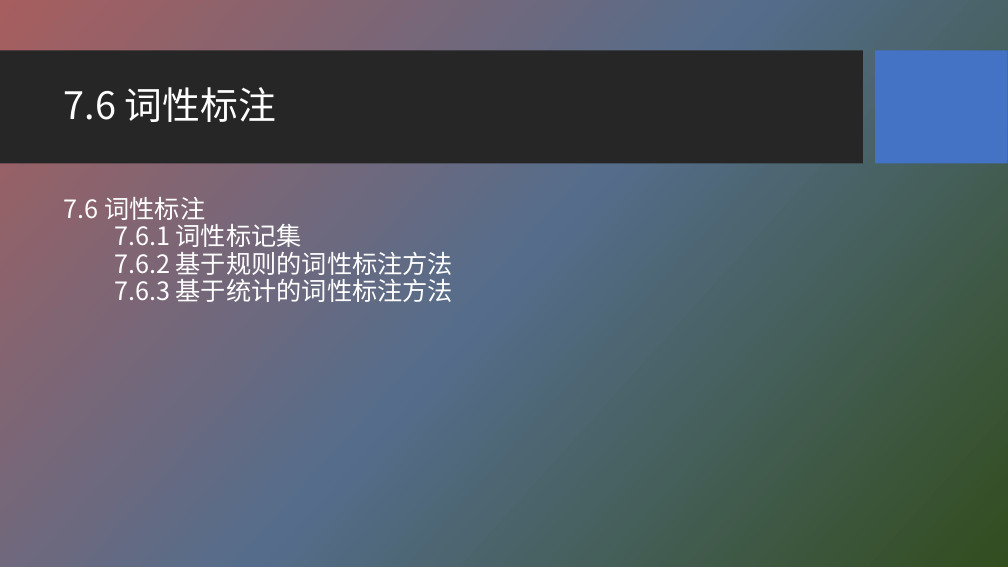
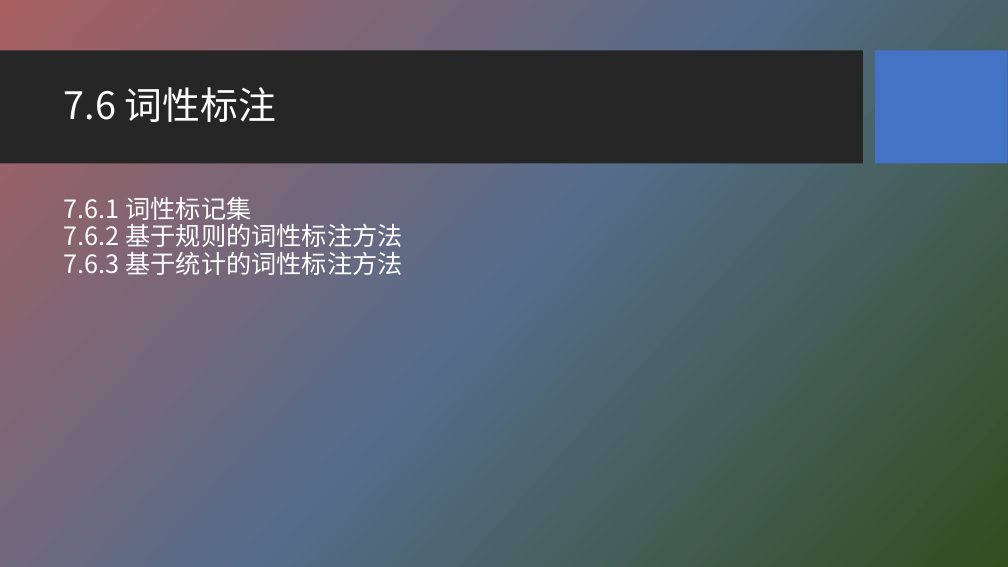
Before and after one commit to HBU/NLP_PPT, a slide deck: slide 8 of PPT-2020/ch07 词法分析.pptx. Drawn at 1008x567 pixels with LibreOffice and Linux fonts; fonts in the diff are those of the drawing; background and template pictures are left out. Boxes give left, top, right and bottom in pixels: in the first picture for what was removed or moved away, otherwise in the second. Text is boxed around its words. In the diff, an @@ line names an element or a change of style, - is before the commit and + after.

```diff
--- a/PPT-2020/ch07 词法分析.pptx
+++ b/PPT-2020/ch07 词法分析.pptx
@@ text at [64,197,402,275]: text changed @@
-7.6 词性标注
-7.6.1 词性标记集
-7.6.2 基于规则的词性标注方法
-7.6.3 基于统计的词性标注方法
+7.6.1 词性标记集
+7.6.2 基于规则的词性标注方法
+7.6.3 基于统计的词性标注方法
```
Also in this commit, not shown: 1 other slide changed, 1 other file.
